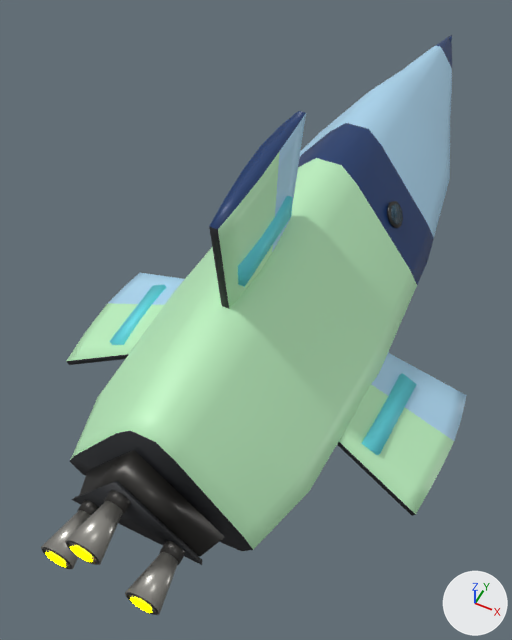
The glTF model ThoriumGap_JS/models/Ship_Standard_13.glb, before and after one commit.
Before and after are seen from a 50 mm lens placed at (1.82, -5.32, 4.7), pointed at (-0.26, -1.16, -0.5). The lights are fixed; the arrows at lower right show +X, +Y and +Z. The picture after the commit comes second. Where no turn or scale is listed for an object, it has been applied to the vertices.

The older version as bpy lines, for what is in view:
```python
ob_engineemitter = bpy.data.objects.new('EngineEmitter', me_engineemitter)
ob_engineemitter.location = (0.0, 0.0, 0.0)
ob_fuselage_roundedtriangletrifoldbody = bpy.data.objects.new('Fuselage_RoundedTriangleTriFoldBody', me_fuselage_roundedtriangletrifoldbody_mesh)
ob_fuselage_roundedtriangletrifoldbody.location = (0.0, 0.0, 0.0)
ob_nose_roundedtriangletaperedforwardsection = bpy.data.objects.new('Nose_RoundedTriangleTaperedForwardSection', me_nose_roundedtriangletaperedforwardsection_mesh)
ob_nose_roundedtriangletaperedforwardsection.location = (0.0, 0.0, 0.0)
ob_wing_dorsal_trifoldcornerbladepaintedmesh = bpy.data.objects.new('Wing_Dorsal_TriFoldCornerBladePaintedMesh', me_wing_dorsal_trifoldcornerbladepaintedmesh_mesh)
ob_wing_dorsal_trifoldcornerbladepaintedmesh.location = (0.0, 0.0, 0.0)
ob_wing_lowerleft_trifoldcornerbladepaintedmesh = bpy.data.objects.new('Wing_LowerLeft_TriFoldCornerBladePaintedMesh', me_wing_lowerleft_trifoldcornerbladepaintedmesh_mesh)
ob_wing_lowerleft_trifoldcornerbladepaintedmesh.location = (0.0, 0.0, 0.0)
ob_wing_lowerright_trifoldcornerbladepaintedmesh = bpy.data.objects.new('Wing_LowerRight_TriFoldCornerBladePaintedMesh', me_wing_lowerright_trifoldcornerbladepaintedmesh_mesh)
ob_wing_lowerright_trifoldcornerbladepaintedmesh.location = (0.0, 0.0, 0.0)
# also in view: 'EngineBlock_AftTriangularIntegratedMountPlate' at (0.0, -3.5, 0.15); 'EngineBell_LowerLeft_BurnishedNozzle' at (-0.35, -3.9, -0.12); 'WingRootSocket_LowerRight_IntegratedEmbeddedShoulder' at (1.26, -1.65, -0.49); 'WingRootSocket_LowerLeft_IntegratedEmbeddedShoulder' at (-1.26, -1.65, -0.49); 'EngineBlock_AftTriFoldTrimFrame' at (0.0, -3.64, 0.14)
```
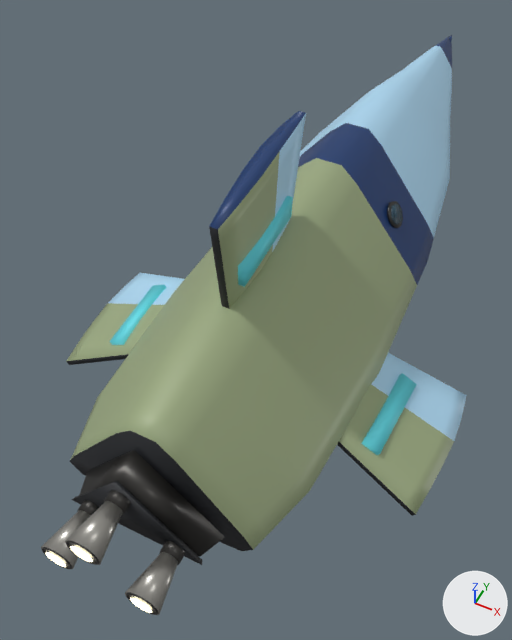
Boxes (x1, y1, x2, y2) around the edits, measured in the pictures (512 x 640 px):
'Fuselage_RoundedTriangleTriFoldBody', recoloured (green to greyish green)
    both: (70, 155, 419, 550)
'Wing_LowerRight_TriFoldCornerBladePaintedMesh', recoloured (green to greyish green)
    both: (337, 353, 455, 516)
'Wing_Dorsal_TriFoldCornerBladePaintedMesh', recoloured (green to greyish green)
    both: (212, 150, 299, 309)
'Wing_LowerLeft_TriFoldCornerBladePaintedMesh', recoloured (green to greyish green)
    both: (66, 278, 185, 364)
'EngineEmitter', recoloured
    both: (45, 546, 152, 613)

Patch to the scene script:
```diff
--- a/ThoriumGap_JS/models/Ship_Standard_13.glb.py
+++ b/ThoriumGap_JS/models/Ship_Standard_13.glb.py
@@ mat_engineglow @@
 mat_engineglow.roughness = 1.0
-mat_engineglow.emission_color = (1.0, 1.0, 0.0)  # yellow #ffff00
+mat_engineglow.emission_color = (0.62, 0.57, 0.4)  # beige #cec7aa
 mat_engineglow.emission_strength = 5.0
@@ mat_ship_standardtrifoldfamily_courier_utility_corner_stubs_aft_color_block_seed259974_paint_primary_lightblueandlighgreensymmetry @@
 mat_ship_standardtrifoldfamily_courier_utility_corner_stubs_aft_color_block_seed259974_paint_primary_lightblueandlighgreensymmetry = principled_material('Ship_StandardTriFoldFamily_Courier_utility_corner_stubs_aft_color_block_Seed259974_Paint_Primary_LightBlueAndLighGreenSymmetry')
-mat_ship_standardtrifoldfamily_courier_utility_corner_stubs_aft_color_block_seed259974_paint_primary_lightblueandlighgreensymmetry.base_color = (0.52, 0.9, 0.54)  # green #bff3c2
+mat_ship_standardtrifoldfamily_courier_utility_corner_stubs_aft_color_block_seed259974_paint_primary_lightblueandlighgreensymmetry.base_color = (0.33, 0.4, 0.22)  # greyish green #9baa81
 mat_ship_standardtrifoldfamily_courier_utility_corner_stubs_aft_color_block_seed259974_paint_primary_lightblueandlighgreensymmetry.metallic = 0.03
```
